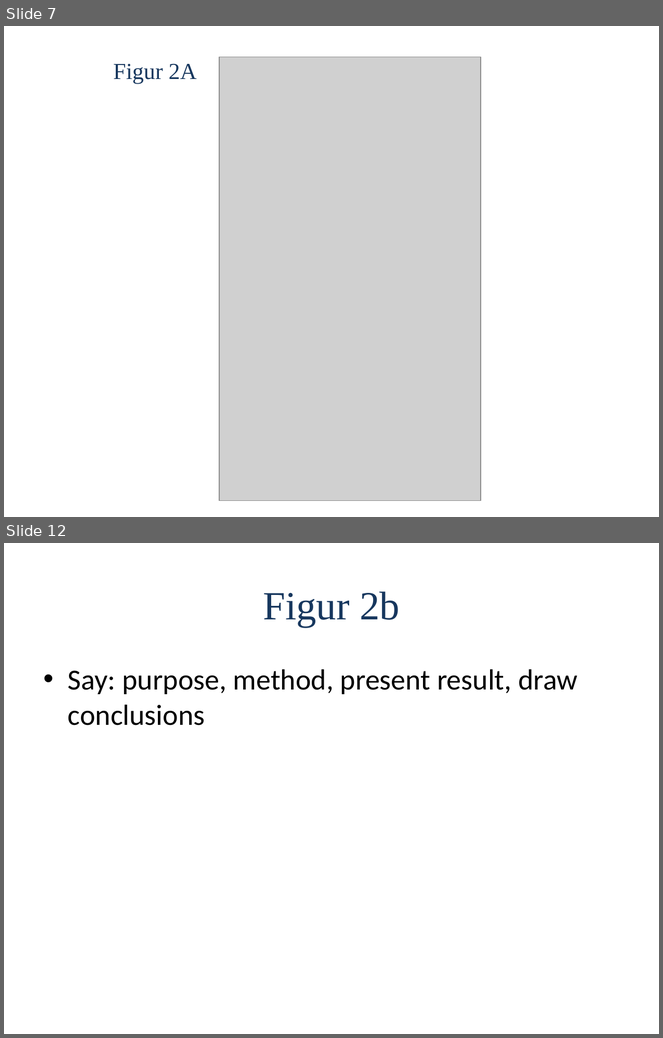
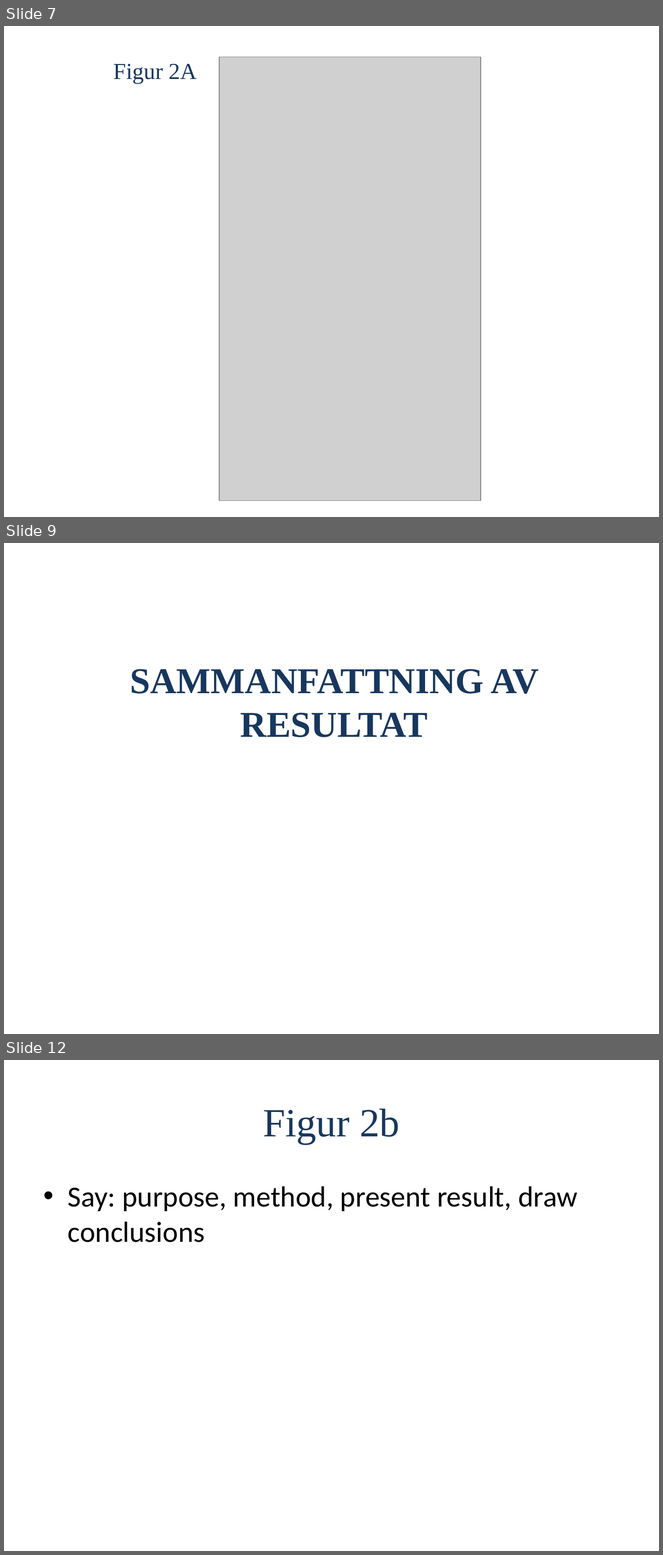
Before and after one commit to OliviaImner/thesis_document, a slide deck: Thesis/Presentation.pptx. Shown one above the other, each under a label of ours: slides 7 and 12 before the commit, slides 7, 9 and 12 after it; the slides between them are not shown. The pictures are 663x1038 and 663x1555 pixels, drawn with LibreOffice and Linux fonts; fonts in the diff are those of the drawing; grey boxes stand for pictures. Boxes give left, top, right and bottom in pixels: in the first picture for what was removed or moved away, otherwise in the second. Text is boxed around its words. In the diff, an @@ line names an element or a change of style, - is before the commit and + after.

```diff
--- a/Thesis/Presentation.pptx
+++ b/Thesis/Presentation.pptx
@@ slide 9 added at <box>4,543,659,1034</box>, background #FFFFFF @@
@@ text added at <box>130,669,539,737</box>, 40 pt, text #17375E, bold @@
+SAMMANFATTNING AV RESULTAT
```
Also in this commit, not shown: 6 slides changed, 4 other slides added, 5 slides removed.
